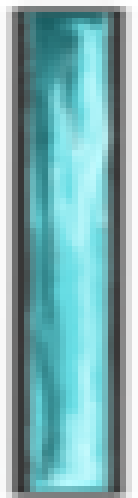
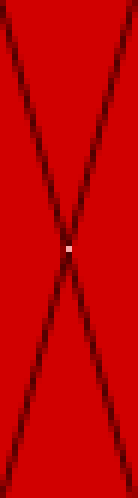
Layer changes from the first (138, 498) image to the second:
added layer "Ebene 1" above "Layer 1" over (0, 0, 138, 498)
